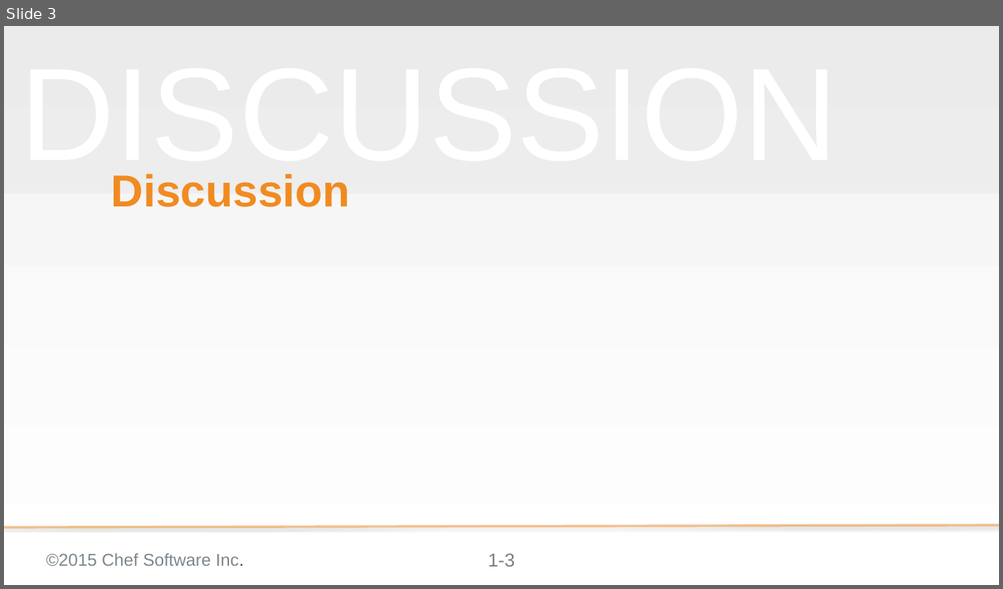
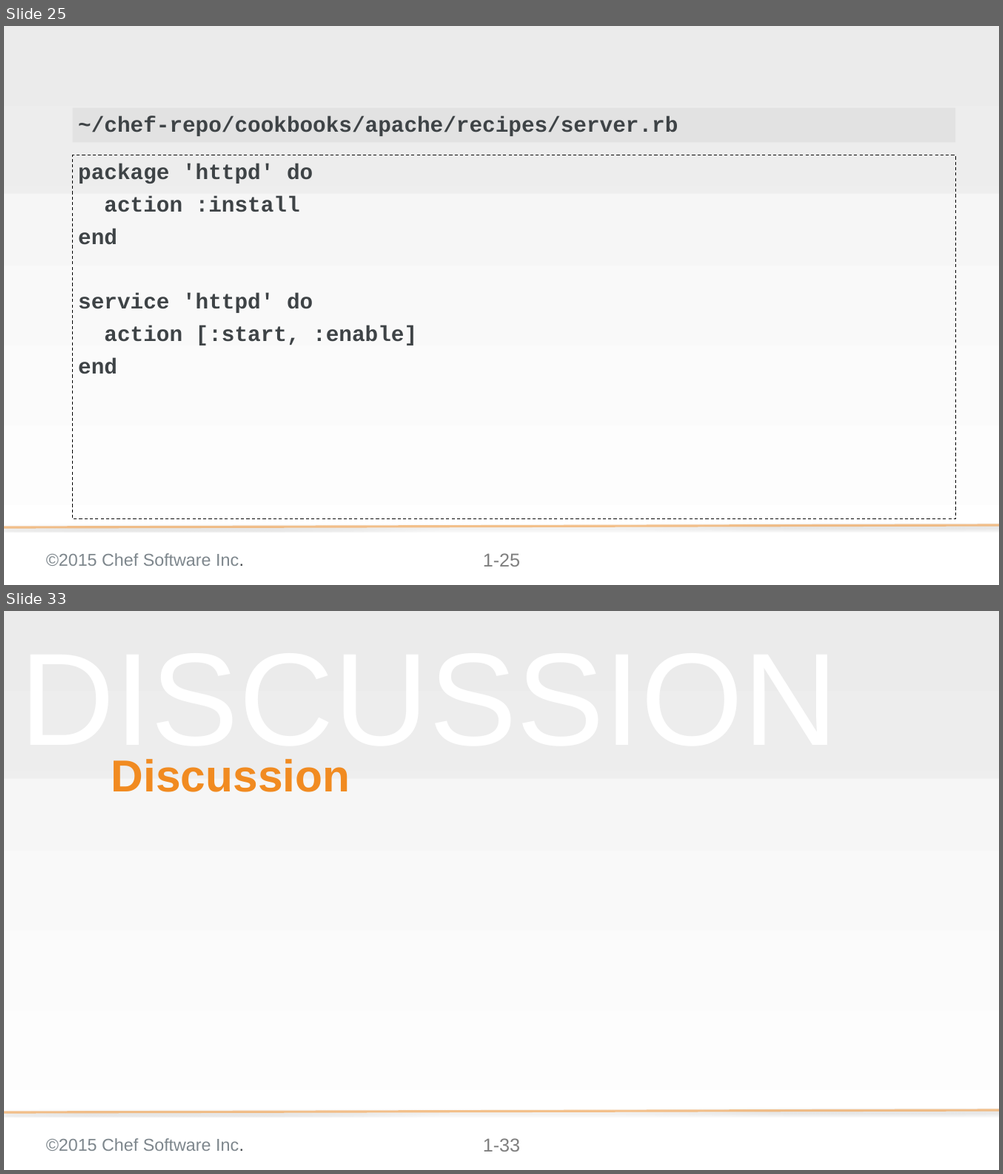
Before and after one commit to nathenharvey/chef-essentials, a slide deck: 03-Cookbooks-windows.pptx. Shown one above the other, each under a label of ours: slide 3 before the commit, slides 25 and 33 after it; the slides between them are not shown. The pictures are 1003x589 and 1003x1174 pixels, drawn with LibreOffice and Linux fonts; fonts in the diff are those of the drawing; background and template pictures are left out. Boxes give left, top, right and bottom in pixels: in the first picture for what was removed or moved away, otherwise in the second. Text is boxed around its words. In the diff, an @@ line names an element or a change of style, - is before the commit and + after.

```diff
--- a/03-Cookbooks-windows.pptx
+++ b/03-Cookbooks-windows.pptx
@@ slide 25 added at [4, 26, 999, 585], background gradient #F2F2F2 to #FFFFFF; not listed: 4 template elements that a slide beside it also shows @@
@@ text added at [73, 107, 955, 142], fill #D9D9D9 at 50% opacity, 28 pt, text #3E4346, bold @@
+~/chef-repo/cookbooks/apache/recipes/server.rb
@@ text added at [73, 156, 955, 520], outline #000000 1 pt dashed, 28 pt, text #3E4346, bold @@
+package 'httpd' do
+action :install
+end
+service 'httpd' do
+action [:start, :enable]
+end
@@ what was slide 3 is now slide 33 @@
@@ page number at [483, 1139, 520, 1152]: text changed @@
-1-3
+1-33
```
Also in this commit, not shown: 1 slide changed, 29 other slides added.
